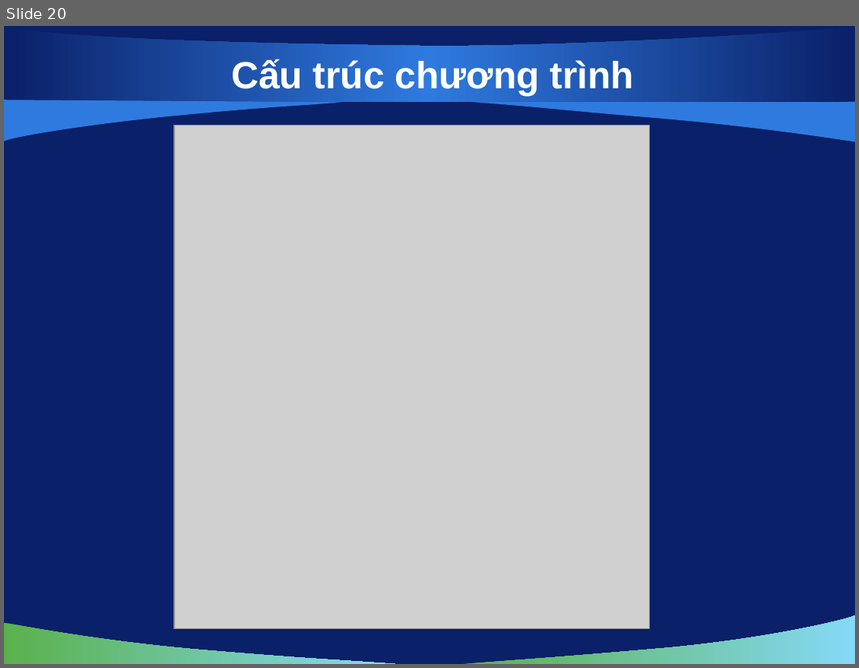
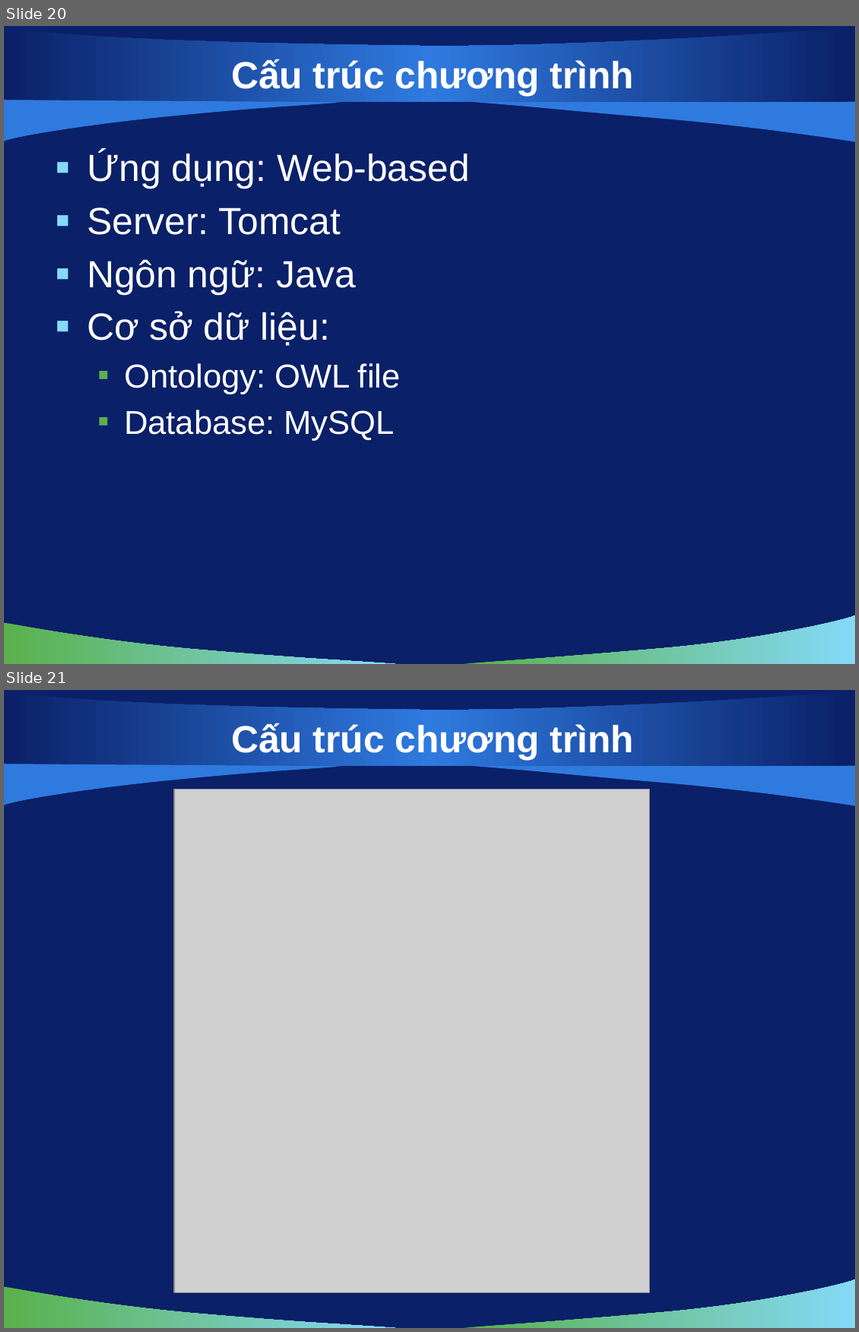
Before and after one commit to vuaviet/filnalproject, a slide deck: De Cuong/De Cuong v0.2.pptx. Shown one above the other, each under a label of ours: slide 20 before the commit, slides 20 and 21 after it. The pictures are 859x668 and 859x1332 pixels, drawn with LibreOffice and Linux fonts; fonts in the diff are those of the drawing; grey boxes stand for pictures; background and template pictures are left out. Boxes give left, top, right and bottom in pixels: in the first picture for what was removed or moved away, otherwise in the second. Text is boxed around its words. In the diff, an @@ line names an element or a change of style, - is before the commit and + after.

```diff
--- a/De Cuong/De Cuong v0.2.pptx
+++ b/De Cuong/De Cuong v0.2.pptx
@@ slide 20 added at (4, 26, 855, 664), background picture (left out); not listed: 5 template elements that a slide beside it also shows @@
@@ title added at (231, 59, 635, 96), 32 pt, text #FFFFFF, bold @@
+Cấu trúc chương trình
@@ text added at (87, 151, 470, 441), 32 pt, text #FFFFFF @@
+▪ Ứng dụng: Web-based
+▪ Server: Tomcat
+▪ Ngôn ngữ: Java
+▪ Cơ sở dữ liệu:
+  ▪ Ontology: OWL file
+  ▪ Database: MySQL
@@ what was slide 20 is now slide 21 @@
```
Also in this commit, not shown: 2 slides changed.
